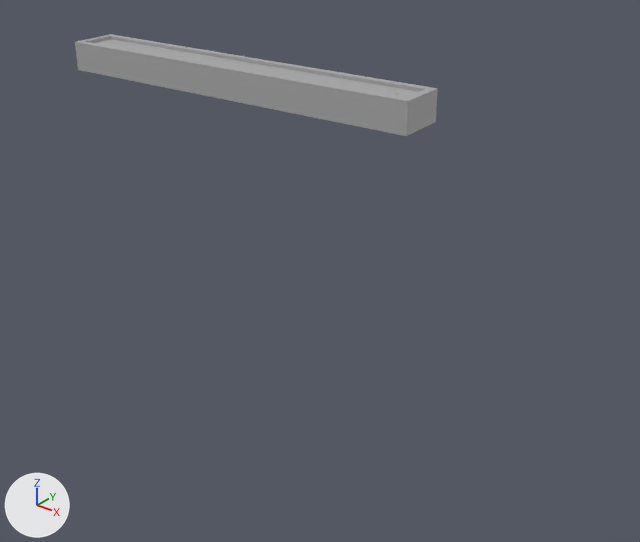
Two versions of the FBX model Assets/3D Models/Trou8.fbx, one commit apart.
Rendered twice from a 50 mm camera at (28.2, -42.0, 13.1) aimed at (0.8, -7.7, -8.1). Lighting does not change. The marker at lower left points along +X, +Y and +Z. Where no turn or scale is listed for an object, it has been applied to the vertices.

The first picture shows 'contour', 'sol'.
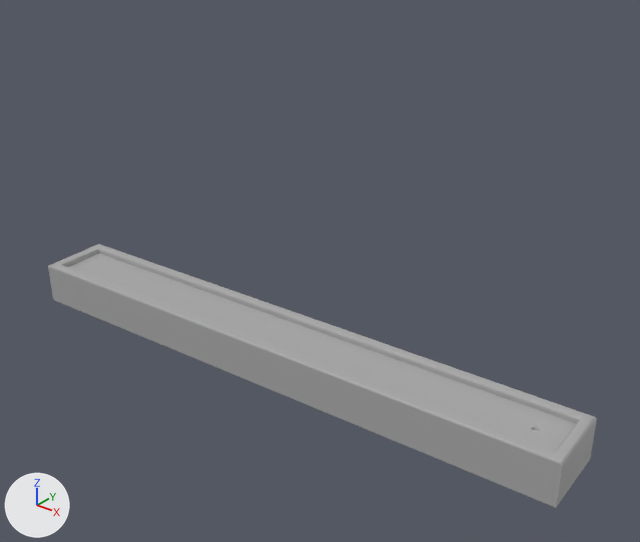
Location of each change, [x1, y1, x2, y2] in pixels of the pictures (640 x 542 px):
'contour', moved
    before: [75, 34, 438, 136]
    after: [48, 244, 597, 508]
'sol', moved
    before: [95, 39, 418, 98]
    after: [69, 253, 576, 452]

What the commit changed:
Object 'sol' (ob_sol) moves from (0.15, 0.16, 0.0) to (17.45, -15.7, -6.62).
Object 'contour' (ob_contour) moves from (0.15, 0.16, -0.78) to (17.45, -15.7, -7.33).
